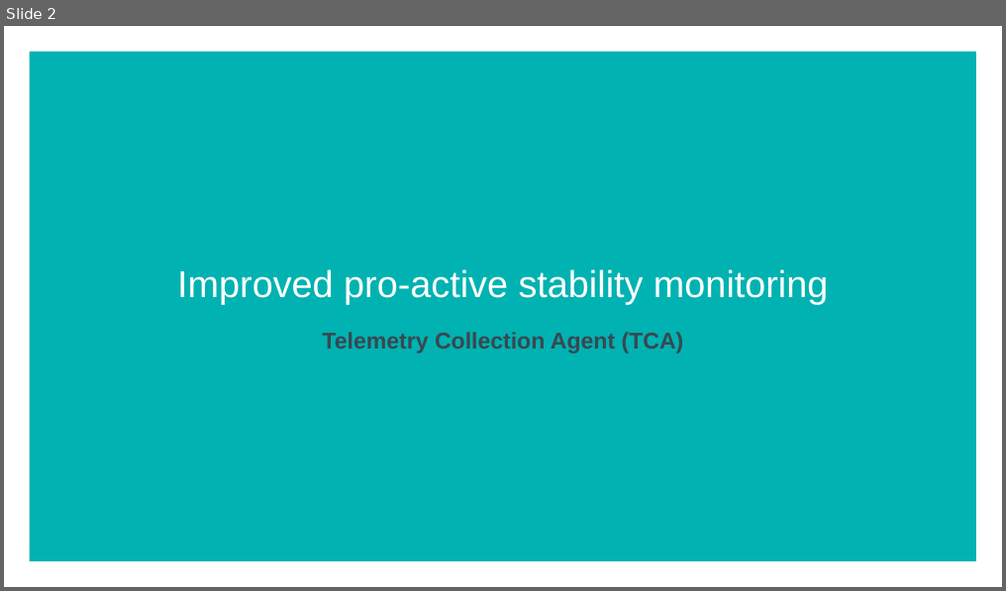
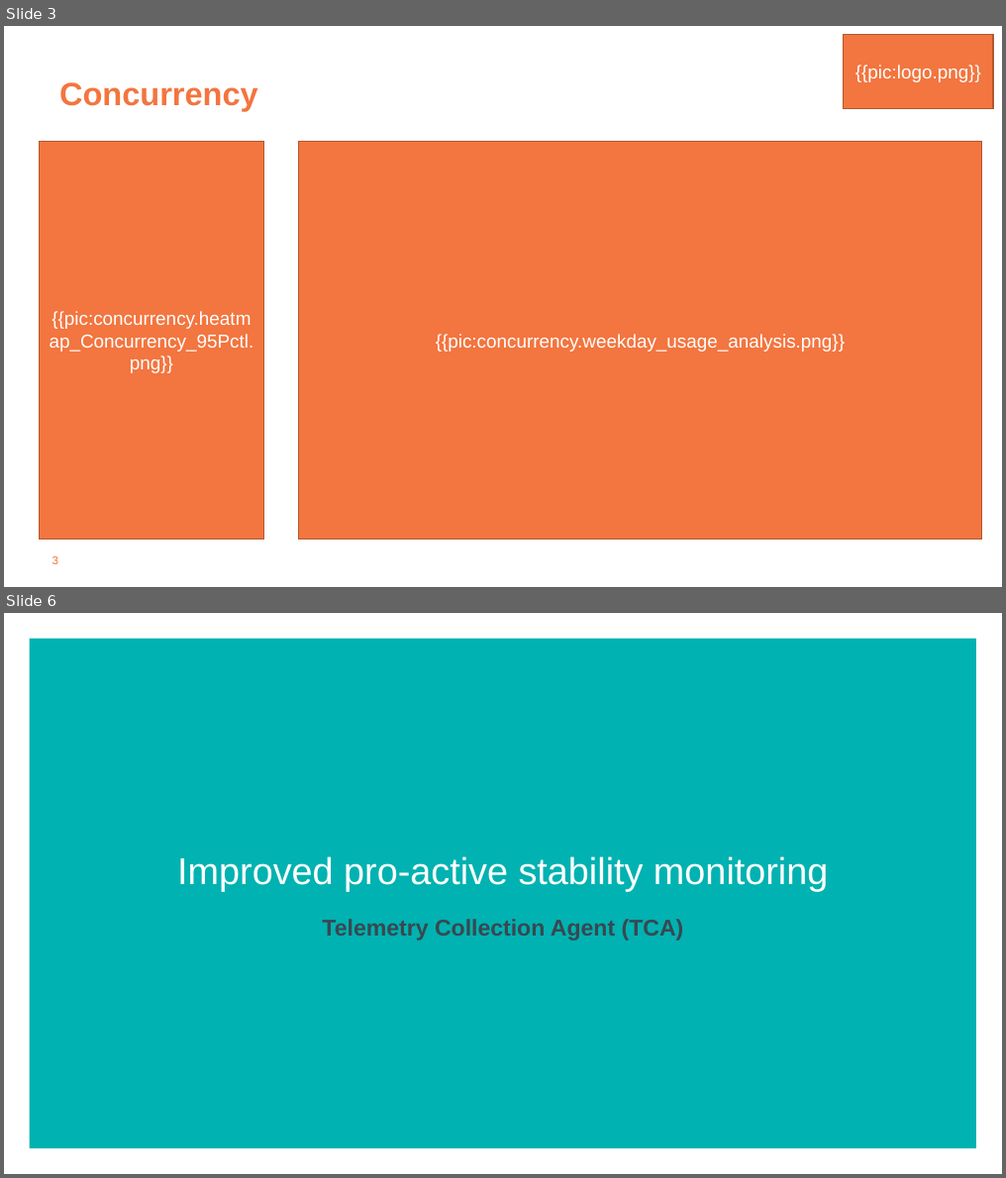
Before and after one commit to tdcoa/sql, a slide deck: filesets/success_plan/success_plan.pptx. Shown one above the other, each under a label of ours: slide 2 before the commit, slides 3 and 6 after it; the slides between them are not shown. The pictures are 1006x591 and 1006x1178 pixels, drawn with LibreOffice and Linux fonts; fonts in the diff are those of the drawing; background and template pictures are left out. Boxes give left, top, right and bottom in pixels: in the first picture for what was removed or moved away, otherwise in the second. Text is boxed around its words. In the diff, an @@ line names an element or a change of style, - is before the commit and + after.

```diff
--- a/filesets/success_plan/success_plan.pptx
+++ b/filesets/success_plan/success_plan.pptx
@@ slide 3 added at (x1=4, y1=26, x2=1002, y2=587), background #FFFFFF @@
@@ rectangle added at (x1=844, y1=34, x2=994, y2=109), fill #F3753F, outline #B4572F 1 pt, 18 pt, text #FFFFFF @@
+{{pic:logo.png}}
@@ title added at (x1=59, y1=82, x2=258, y2=112), 31 pt, text #F3753F, bold @@
+Concurrency
@@ rectangle added at (x1=40, y1=141, x2=263, y2=540), fill #F3753F, outline #B4572F 1 pt, 18 pt, text #FFFFFF @@
+{{pic:concurrency.heatmap_Concurrency_95Pctl.png}}
@@ rectangle added at (x1=299, y1=141, x2=982, y2=540), fill #F3753F, outline #B4572F 1 pt, 18 pt, text #FFFFFF @@
+{{pic:concurrency.weekday_usage_analysis.png}}
@@ page number added at (x1=53, y1=557, x2=58, y2=565), 11 pt, text #F3753F @@
+3
@@ what was slide 2 is now slide 6 @@
```
Also in this commit, not shown: 3 slides changed, 3 other slides added, 1 slide removed.
